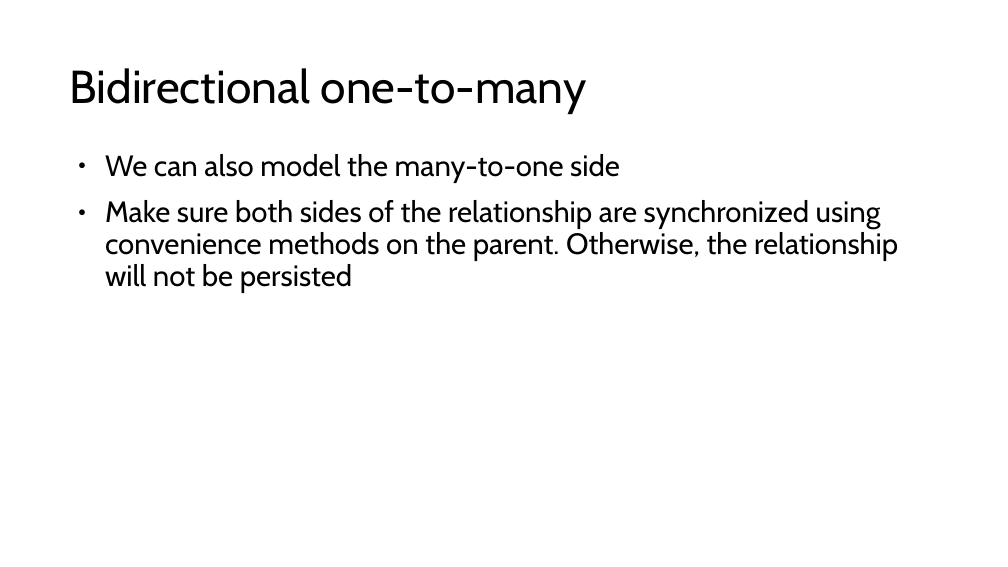
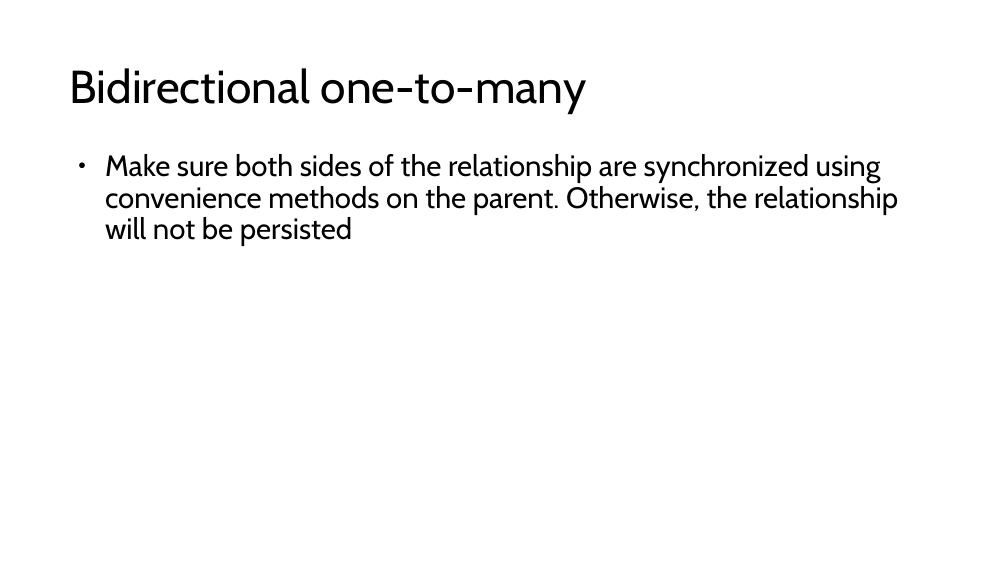
Before and after one commit to jordanschroedervertafore/spring-data-jpa, a slide deck: slide 19 of spring data jpa.pptx (slide 12 before the commit). Drawn at 1008x567 pixels with LibreOffice and Linux fonts; fonts in the diff are those of the drawing. Boxes give left, top, right and bottom in pixels: in the first picture for what was removed or moved away, otherwise in the second. Text is boxed around its words. In the diff, an @@ line names an element or a change of style, - is before the commit and + after.

```diff
--- a/spring data jpa.pptx
+++ b/spring data jpa.pptx
@@ text at (105, 154, 620, 183): paragraph removed @@
-● We can also model the many-to-one side
```
Also in this commit, not shown: 12 other slides changed, 8 slides added, 7 slides removed, 23 other files.
